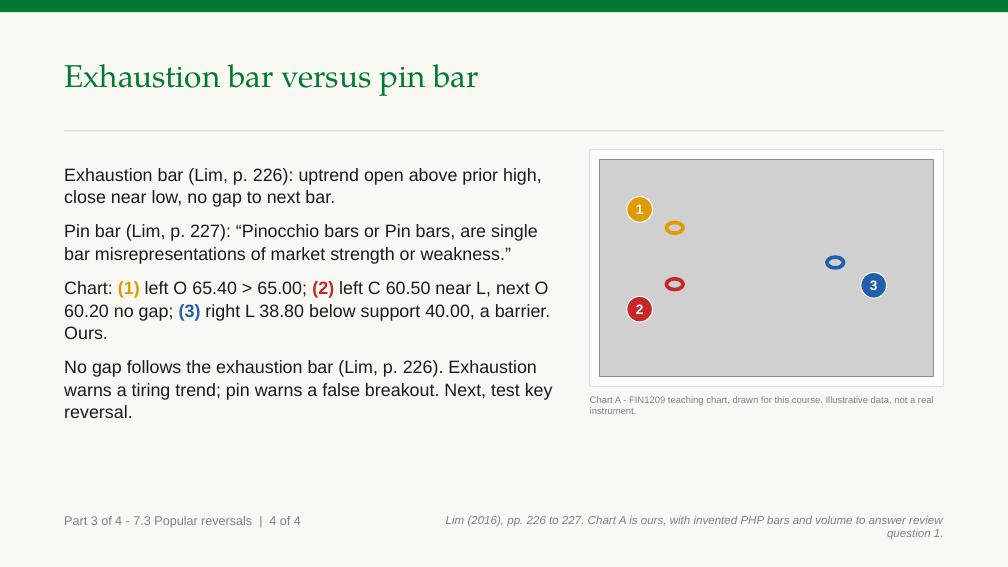
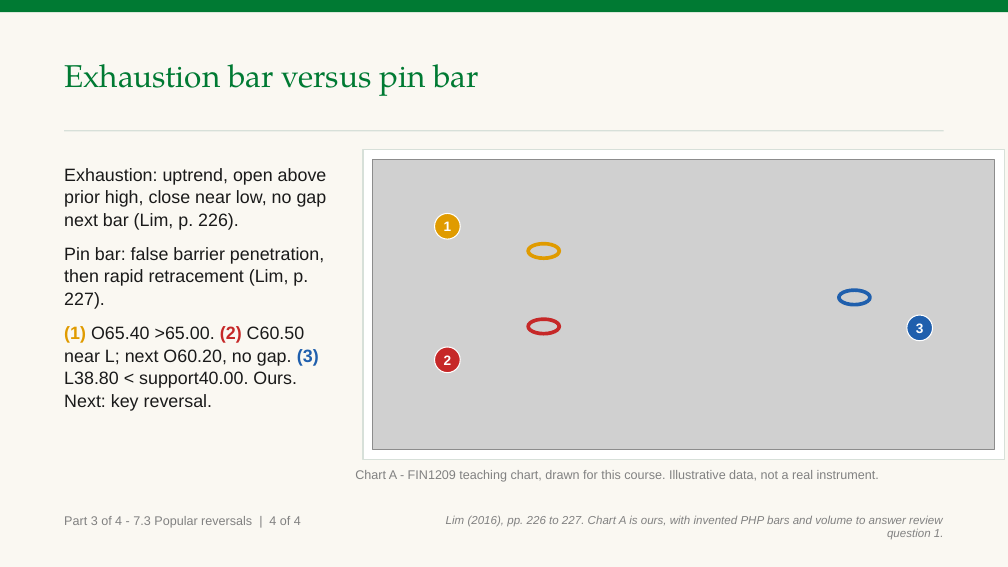
Before and after one commit to benjiesotelo-sudo/Telos_FIN1209, a slide deck: slide 10 of chapter-07/FIN1209-Chapter-07.pptx. Drawn at 1008x567 pixels with LibreOffice and Linux fonts; fonts in the diff are those of the drawing; grey boxes stand for pictures. Boxes give left, top, right and bottom in pixels: in the first picture for what was removed or moved away, otherwise in the second. Text is boxed around its words. In the diff, an @@ line names an element or a change of style, - is before the commit and + after.

Commit message:
Enlarge Chapter 7 sample charts

```diff
--- a/chapter-07/FIN1209-Chapter-07.pptx
+++ b/chapter-07/FIN1209-Chapter-07.pptx
@@ text at [64, 168, 327, 411]: text changed @@
-Exhaustion bar (Lim, p. 226): uptrend open above prior high, close near low, no gap to next bar.
-Pin bar (Lim, p. 227): “Pinocchio bars or Pin bars, are single bar misrepresentations of market strength or weakness.”
-Chart: (1) left O 65.40 > 65.00; (2) left C 60.50 near L, next O 60.20 no gap; (3) right L 38.80 below support 40.00, a barrier. Ours.
-No gap follows the exhaustion bar (Lim, p. 226). Exhaustion warns a tiring trend; pin warns a false breakout. Next, test key reversal.
+Exhaustion: uptrend, open above prior high, close near low, no gap next bar (Lim, p. 226).
+Pin bar: false barrier penetration, then rapid retracement (Lim, p. 227).
+(1) O65.40 >65.00. (2) C60.50 near L; next O60.20, no gap. (3) L38.80 < support40.00. Ours. Next: key reversal.
@@ rectangle: place and size @@
-rectangle at [590, 150, 944, 386]
+rectangle at [363, 150, 1004, 460]
@@ picture: place and size @@
-picture at [600, 160, 934, 377]
+picture at [373, 160, 994, 450]
@@ ellipse "1": place and size @@
-ellipse "1" at [627, 197, 653, 222]
+ellipse "1" at [435, 213, 461, 239]
@@ ellipse: place and size @@
-ellipse at [666, 222, 683, 233]
+ellipse at [529, 243, 560, 258]
@@ ellipse: place and size @@
-ellipse at [827, 257, 844, 268]
+ellipse at [839, 290, 870, 305]
@@ ellipse: place and size @@
-ellipse at [666, 279, 683, 290]
+ellipse at [529, 319, 560, 333]
@@ ellipse "3": place and size @@
-ellipse "3" at [861, 272, 887, 298]
+ellipse "3" at [907, 315, 933, 341]
@@ ellipse "2": place and size @@
-ellipse "2" at [627, 296, 653, 322]
+ellipse "2" at [435, 347, 461, 373]
@@ text "Chart A - FIN1209 teaching ...": place and size @@
-text "Chart A - FIN1209 teaching ..." at [590, 396, 934, 414]
+text "Chart A - FIN1209 teaching ..." at [355, 470, 879, 482]
@@ text "Chart A - FIN1209 teaching ..." at [355, 470, 879, 482]: size 9 to 12 pt @@
```
Also in this commit, not shown: 1 other slide changed, 3 other files.
